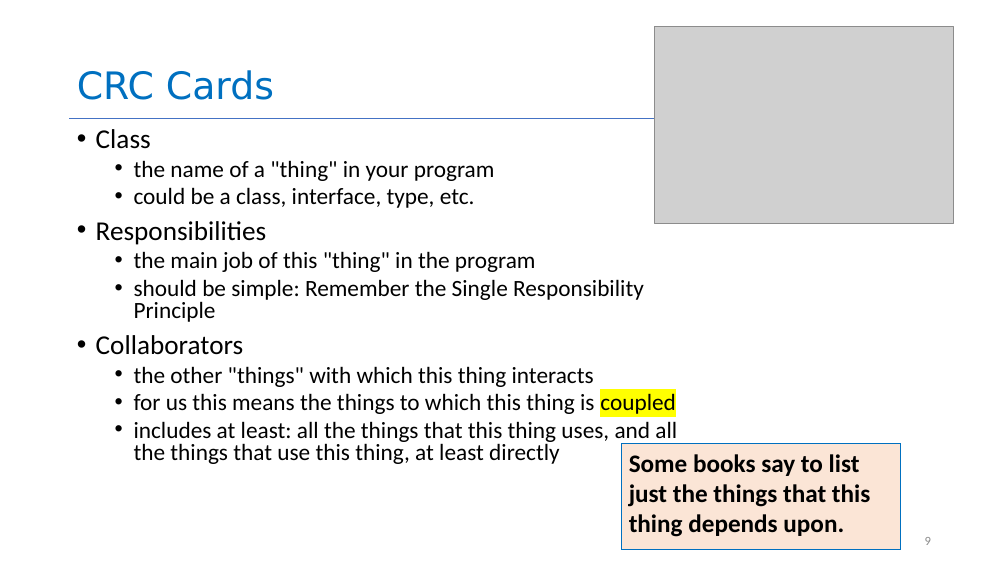
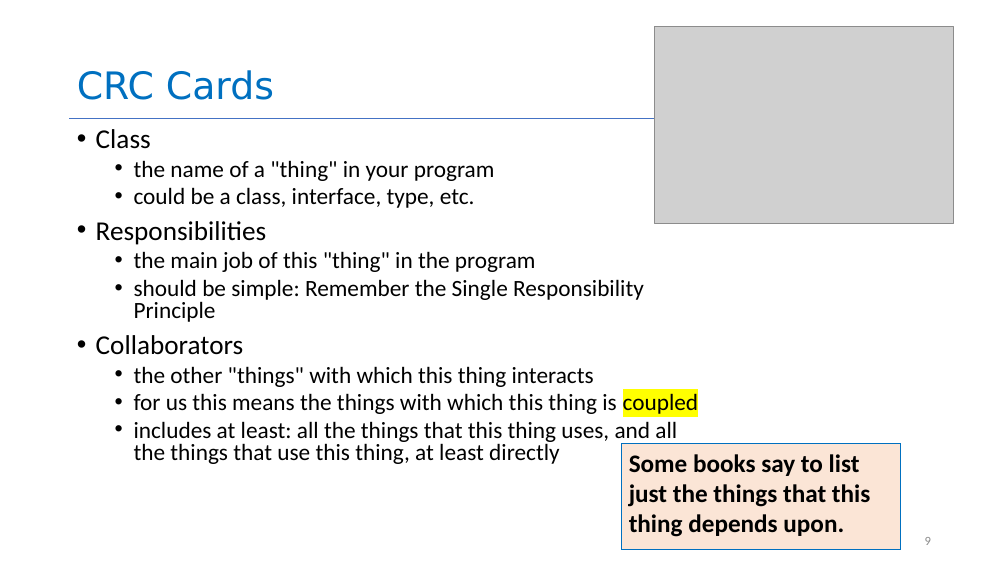
Before and after one commit to neu-se/CS4530-CS5500-Spring-2021, a slide deck: slide 9 of Slides/Lesson 2.1 Documenting Your Design.pptx. Drawn at 1008x567 pixels with LibreOffice and Linux fonts; fonts in the diff are those of the drawing; grey boxes stand for pictures. Boxes give left, top, right and bottom in pixels: in the first picture for what was removed or moved away, otherwise in the second. Text is boxed around its words. In the diff, an @@ line names an element or a change of style, - is before the commit and + after.

```diff
--- a/Slides/Lesson 2.1 Documenting Your Design.pptx
+++ b/Slides/Lesson 2.1 Documenting Your Design.pptx
@@ text at <box>134,391,699,417</box>: text changed @@
-  • for us this means the things to which this thing is coupled
+  • for us this means the things with which this thing is coupled
```
Also in this commit, not shown: 3 other slides changed, 18 other files.
